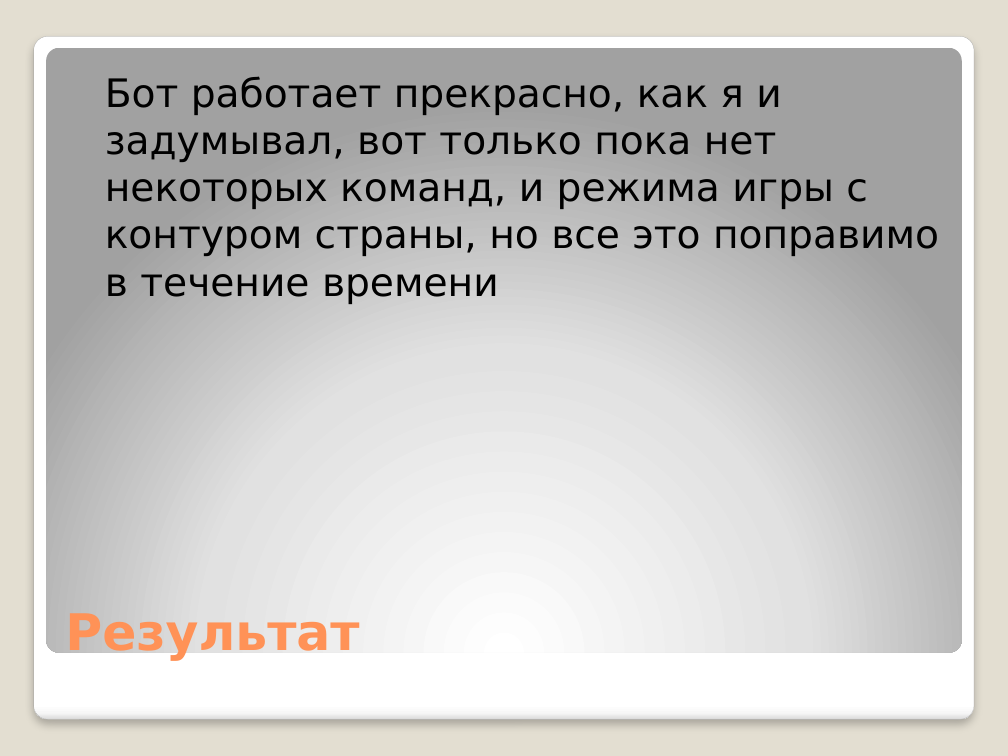
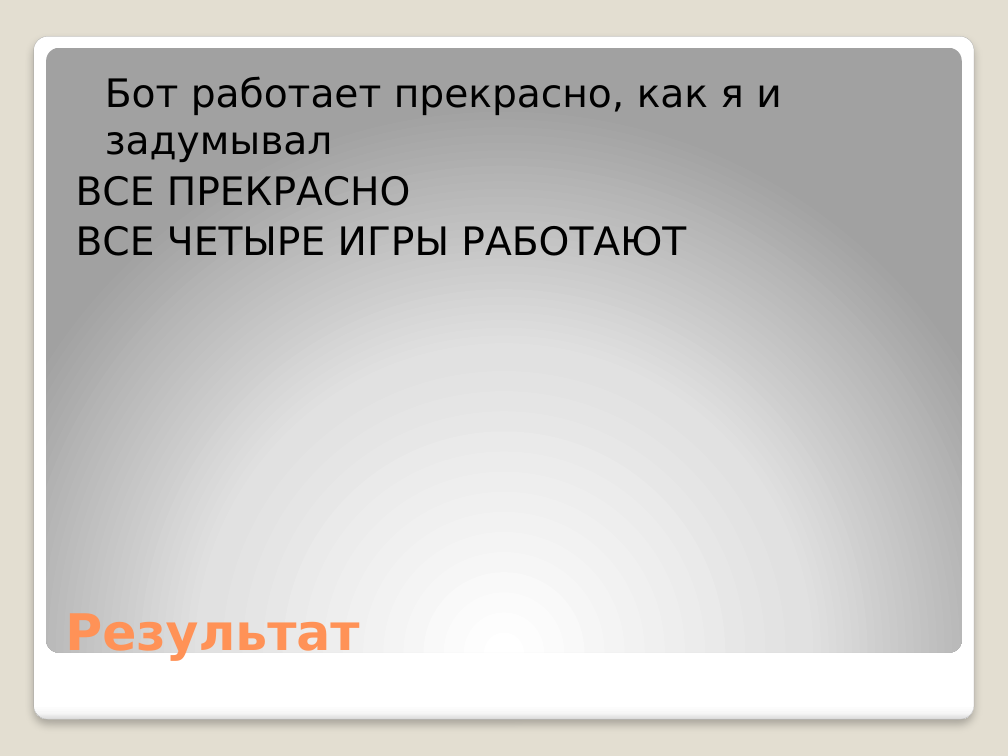
Before and after one commit to Skidle613/GeoGesser, a slide deck: slide 5 of Done/Презентация.pptx. Drawn at 1008x756 pixels with LibreOffice and Linux fonts; fonts in the diff are those of the drawing. Boxes give left, top, right and bottom in pixels: in the first picture for what was removed or moved away, otherwise in the second. Text is boxed around its words. In the diff, an @@ line names an element or a change of style, - is before the commit and + after.

```diff
--- a/Done/Презентация.pptx
+++ b/Done/Презентация.pptx
@@ text at box(76, 76, 781, 256): text changed @@
-Бот работает прекрасно, как я и задумывал, вот только пока нет некоторых команд, и режима игры с контуром страны, но все это поправимо в течение времени
+Бот работает прекрасно, как я и задумывал
+ВСЕ ПРЕКРАСНО
+ВСЕ ЧЕТЫРЕ ИГРЫ РАБОТАЮТ
```
Also in this commit, not shown: 1 other slide changed.
